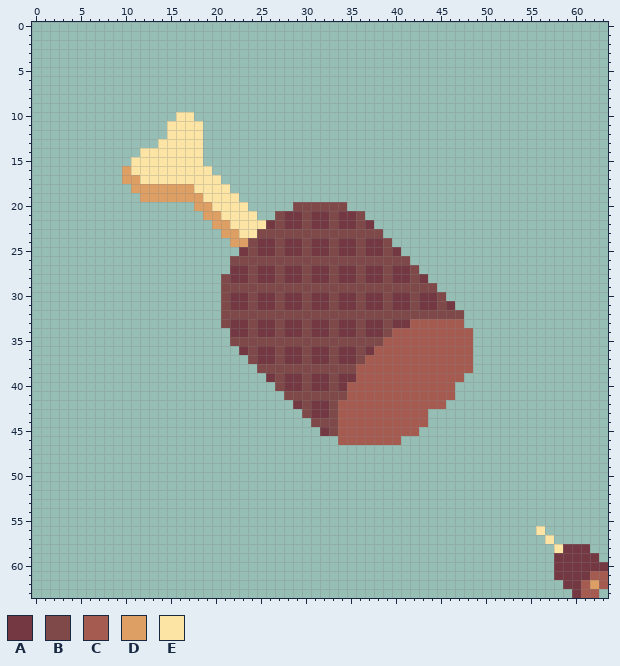
Pixel-art file, stored at assets/gfx/HUD/experimental/final/icon_stamina.aseprite. Above: the version before the commit.
64x64 pixels, 1 frame. Pixels under 10% opacity are left out.
Visible layers, top first: "Layer 6", "Layer 4", "Layer 3" opacity 9%.
Palette (. is transparent): A #733841  B #804949  C #a65b51  D #de9f64  E #fce4a4
Pixels before (only the part around the change), first column x 0:
 0 ................................................................
 1 ................................................................
 2 ................................................................
 3 ................................................................
 4 ................................................................
 5 ................................................................
 6 ................................................................
 7 ................................................................
 8 ................................................................
 9 ................................................................
10 ................EE..............................................
11 ...............EEEE.............................................
12 ...............EEEE.............................................
13 ..............EEEEE.............................................
14 ............EEEEEEE.............................................
15 ...........EEEEEEEE.............................................
16 ..........DEEEEEEEEE............................................
17 ..........DDEEEEEEEEE...........................................
18 ...........DDDDDDDEEEE..........................................
19 ............DDDDDDDEEEE.........................................
20 ..................DDEEEE.....BBBBBB.............................
21 ...................DDEEEE..BAABAABAAB...........................
22 ....................DDEEEEABAABAABAABA..........................
23 .....................DDEEBBBBBBBBBBBBBB.........................
24 ......................DDBAABAABAABAABAAB........................
25 .......................ABAABAABAABAABAABA.......................
26 ......................BBBBBBBBBBBBBBBBBBBB......................
27 ......................AABAABAABAABAABAABAAB.....................
28 .....................BAABAABAABAABAABAABAABA....................
29 .....................BBBBBBBBBBBBBBBBBBBBBBBB...................
30 .....................BAABAABAABAABAABAABAABAAB..................
31 .....................BAABAABAABAABAABAABAABAABA.................
32 .....................BBBBBBBBBBBBBBBBBBBBBBBBBBB................
33 .....................BAABAABAABAABAABAABAACCCCCC................
34 ......................AABAABAABAABAABAABCCCCCCCCC...............
35 ......................BBBBBBBBBBBBBBBBBCCCCCCCCCC...............
36 .......................ABAABAABAABAABACCCCCCCCCCC...............
37 ........................BAABAABAABAABCCCCCCCCCCCC...............
38 .........................BBBBBBBBBBBCCCCCCCCCCCCC...............
39 ..........................ABAABAABAACCCCCCCCCCCC................
40 ...........................BAABAABACCCCCCCCCCCC.................
41 ............................BBBBBBBCCCCCCCCCCCC.................
42 .............................ABAABCCCCCCCCCCCC..................
43 ..............................BAABCCCCCCCCCC....................
44 ...............................BBBCCCCCCCCCC....................
45 ................................ABCCCCCCCCC.....................
46 ..................................CCCCCCC.......................
47 ................................................................
48 ................................................................
49 ................................................................
50 ................................................................
51 ................................................................
52 ................................................................
53 ................................................................
54 ................................................................
55 ................................................................
56 ........................................................E.......
57 .........................................................E......
58 ..........................................................EAAA..
59 ..........................................................AAAAA.
60 ..........................................................AAAAAA
61 ..........................................................AAAACC
62 ...........................................................AACDC
63 ............................................................ACC.
And afterwards:
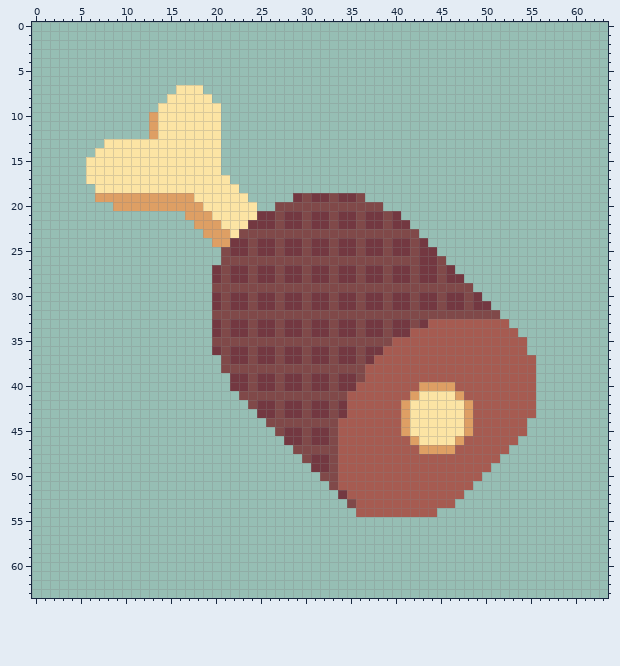
Edits made:
layer "Layer 3" now hidden
layer "Layer 8" added
Changed rows in their new state; - is an unchanged pixel.
Layers "Layer 6", "Layer 8", "Layer 4":
first column x 6:
 7 ----------EEE---------------------------------------------
 8 ---------EEEEE--------------------------------------------
 9 --------EEEEEEE-------------------------------------------
10 -------DEE--EEE-------------------------------------------
11 -------DE----EE-------------------------------------------
12 -------DE----EE-------------------------------------------
13 --EEEEEE-----EE-------------------------------------------
14 -EEEEE-------EE-------------------------------------------
15 EEEEE--------EE-------------------------------------------
16 EEEEE---------E-------------------------------------------
17 EEEEEE---------E------------------------------------------
18 -EEEEEEEEEEE----E-----------------------------------------
19 -DDDDD------E----E-----ABAABAAB---------------------------
20 ---DDDDDDDDD-E----E--BB------BBBB-------------------------
21 -----------DD-E----AA----------AABA-----------------------
22 ------------DD-E--AA------------ABAA----------------------
23 -------------DD-EBB--------------BBBB---------------------
24 --------------DDAA----------------AABA--------------------
25 ---------------BA------------------ABAA-------------------
26 ---------------B--------------------BAAB------------------
27 --------------AB---------------------AABA-----------------
28 --------------A-----------------------ABAA----------------
29 --------------B------------------------BBBB---------------
30 --------------A-------------------------AABA--------------
31 --------------A--------------------------ABAA-------------
32 --------------B---------------------------BBBB------------
33 --------------A---------------------BA----CCCCC-----------
34 --------------AB------------------AA-------CCCCC----------
35 --------------BB-----------------B---------CCCCCC---------
36 --------------ABA---------------A----------CCCCCC---------
37 ---------------BAA-------------A-----------CCCCCCC--------
38 ---------------BBBB-----------B------------CCCCCCC--------
39 ----------------AABA----------B-----------CCCCCCCC--------
40 ----------------AABAA--------A-------DDDDCCCCCCCCC--------
41 -----------------BBBBB--------------DEEEEDCCCCCCCC--------
42 ------------------BAABA-----A------DEEEEEEDCCCCCCC--------
43 -------------------AABAA----A------DEEEEEEDCCCCCCC--------
44 --------------------BBBBB----------DEEEEEEDCCCCCC---------
45 ---------------------BAABA---------DEEEEEEDCCCCCC---------
46 ----------------------AABAAB-------CDEEEEDCCCCCC----------
47 -----------------------BBBBBCCCCCCCCCDDDDCCCCCC-----------
48 ------------------------BAABCCCCCCCCCCCCCCCCCC------------
49 -------------------------AABCCCCCCCCCCCCCCCCC-------------
50 --------------------------BBCCCCCCCCCCCCCCCC--------------
51 ---------------------------BCCCCCCCCCCCCCCC---------------
52 ----------------------------ACCCCCCCCCCCCC----------------
53 -----------------------------BCCCCCCCCCCC-----------------
54 ------------------------------CCCCCCCCC-------------------
56 --------------------------------------------------.-------
57 ---------------------------------------------------.------
58 ----------------------------------------------------....--
59 ----------------------------------------------------.....-
60 ----------------------------------------------------......
61 ----------------------------------------------------......
62 -----------------------------------------------------.....
63 ------------------------------------------------------...-
